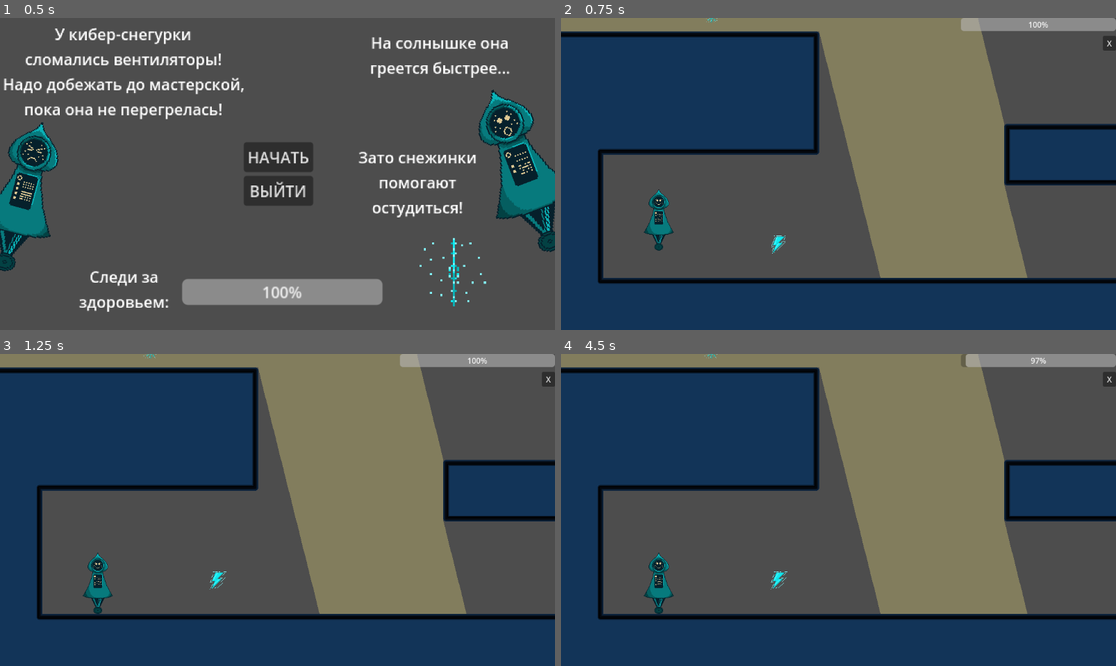
Above: before the commit, frames 1-4 (two rows, left to right).
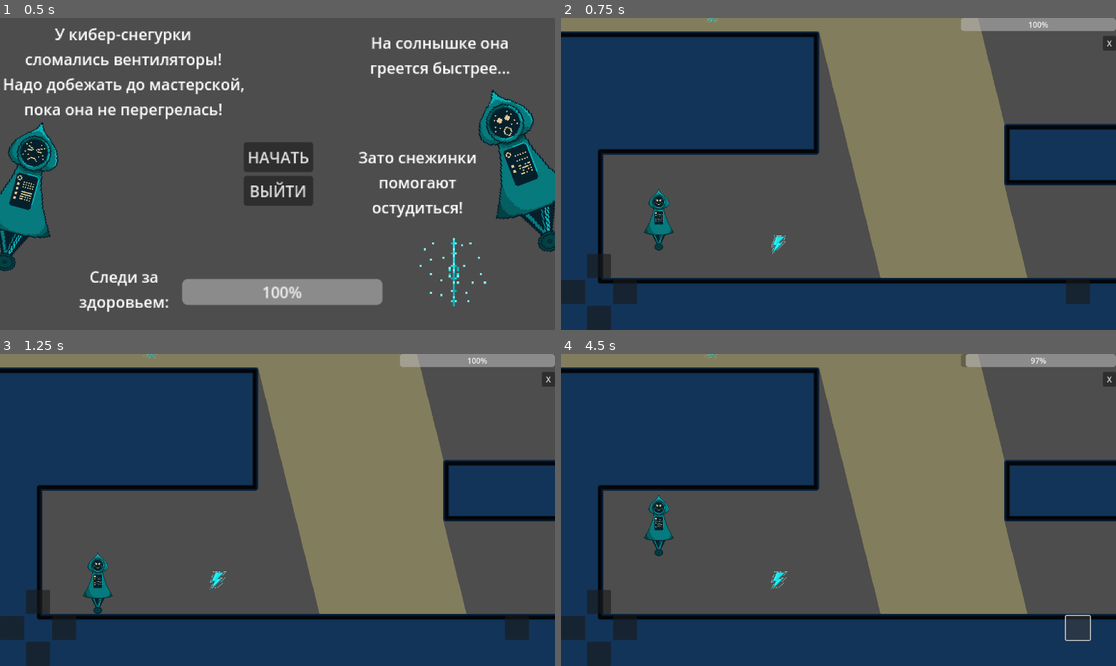
Above: after the commit, the same moments.

Repository: Null-oh/snegurka
Game: Godot game, scene res://assets/menu.tscn
The game is run twice, just before and just after one commit, with the same random seed, the same clock (stepped at 60 frames per second) and the same inputs. Sound files missing from this copy of the repository are replaced by a short silence.
Inputs (mouse positions are in pixels of both pictures, inside the frame that each line leads up to):
- Up to frame 1 (0.5 s): no input
- Up to frame 2 (0.75 s): click "НАЧАТЬ" at 0.5 s
- Up to frame 3 (1.25 s): no input
- Up to frame 4 (4.5 s): click (599, 600) at 1.27 s; click (572, 628) at 2.02 s; click (627, 628) at 2.77 s; click (599, 653) at 3.52 s; click (1077, 628) at 4.27 s

Frame 1 is identical in both runs. In frame 2, 1.4% of the frame differs, in the area x 0-96%, y 75-100%; in frame 3, 1.4%; in frame 4, 2.3%, in the area x 0-96%, y 45-100%.

Commit message:
joystick

Diff:
--- /dev/null
+++ b/assets/joystick.tscn
@@ -0,0 +1,112 @@
+[gd_scene load_steps=2 format=3 uid="uid://ciqey2ybplbtm"]
+
+[ext_resource type="Script" path="res://joystick.gd" id="1_ply6w"]
+
+[node name="joystick" type="CanvasLayer"]
+script = ExtResource("1_ply6w")
+
+[node name="MarginContainer" type="MarginContainer" parent="."]
+anchors_preset = 15
+anchor_right = 1.0
+anchor_bottom = 1.0
+grow_horizontal = 2
+grow_vertical = 2
+
+[node name="GridContainer" type="GridContainer" parent="MarginContainer"]
+layout_mode = 2
+size_flags_horizontal = 0
+size_flags_vertical = 8
+columns = 3
+
+[node name="ColorRect" type="ColorRect" parent="MarginContainer/GridContainer"]
+custom_minimum_size = Vector2(50, 50)
+layout_mode = 2
+color = Color(1, 1, 1, 0)
+
+[node name="up" type="Button" parent="MarginContainer/GridContainer"]
+custom_minimum_size = Vector2(50, 50)
+layout_mode = 2
+
+[node name="ColorRect2" type="ColorRect" parent="MarginContainer/GridContainer"]
+custom_minimum_size = Vector2(50, 50)
+layout_mode = 2
+color = Color(1, 1, 1, 0)
+
+[node name="left" type="Button" parent="MarginContainer/GridContainer"]
+custom_minimum_size = Vector2(50, 50)
+layout_mode = 2
+
+[node name="ColorRect5" type="ColorRect" parent="MarginContainer/GridContainer"]
+custom_minimum_size = Vector2(50, 50)
+layout_mode = 2
+color = Color(1, 1, 1, 0)
+
+[node name="right" type="Button" parent="MarginContainer/GridContainer"]
+custom_minimum_size = Vector2(50, 50)
+layout_mode = 2
+
+[node name="ColorRect3" type="ColorRect" parent="MarginContainer/GridContainer"]
+custom_minimum_size = Vector2(50, 50)
+layout_mode = 2
+color = Color(1, 1, 1, 0)
+
+[node name="down" type="Button" parent="MarginContainer/GridContainer"]
+custom_minimum_size = Vector2(50, 50)
+layout_mode = 2
+
+[node name="ColorRect4" type="ColorRect" parent="MarginContainer/GridContainer"]
+custom_minimum_size = Vector2(50, 50)
+layout_mode = 2
+color = Color(1, 1, 1, 0)
+
+[node name="GridContainer2" type="GridContainer" parent="MarginContainer"]
+layout_mode = 2
+size_flags_horizontal = 8
+size_flags_vertical = 8
+columns = 3
+
+[node name="ColorRect" type="ColorRect" parent="MarginContainer/GridContainer2"]
+custom_minimum_size = Vector2(50, 50)
+layout_mode = 2
+color = Color(1, 1, 1, 0)
+
+[node name="ColorRect6" type="ColorRect" parent="MarginContainer/GridContainer2"]
+custom_minimum_size = Vector2(50, 50)
+layout_mode = 2
+color = Color(1, 1, 1, 0)
+
+[node name="ColorRect2" type="ColorRect" parent="MarginContainer/GridContainer2"]
+custom_minimum_size = Vector2(50, 50)
+layout_mode = 2
+color = Color(1, 1, 1, 0)
+
+[node name="ColorRect5" type="ColorRect" parent="MarginContainer/GridContainer2"]
+custom_minimum_size = Vector2(50, 50)
+layout_mode = 2
+color = Color(1, 1, 1, 0)
+
+[node name="space" type="Button" parent="MarginContainer/GridContainer2"]
+custom_minimum_size = Vector2(50, 50)
+layout_mode = 2
+
+[node name="ColorRect3" type="ColorRect" parent="MarginContainer/GridContainer2"]
+custom_minimum_size = Vector2(50, 50)
+layout_mode = 2
+color = Color(1, 1, 1, 0)
+
+[node name="ColorRect4" type="ColorRect" parent="MarginContainer/GridContainer2"]
+custom_minimum_size = Vector2(50, 50)
+layout_mode = 2
+color = Color(1, 1, 1, 0)
+
+[node name="ColorRect7" type="ColorRect" parent="MarginContainer/GridContainer2"]
+custom_minimum_size = Vector2(50, 50)
+layout_mode = 2
+color = Color(1, 1, 1, 0)
+
+[connection signal="button_down" from="MarginContainer/GridContainer/left" to="." method="_on_left_button_down"]
+[connection signal="button_up" from="MarginContainer/GridContainer/left" to="." method="_on_left_button_up"]
+[connection signal="button_down" from="MarginContainer/GridContainer/right" to="." method="_on_right_button_down"]
+[connection signal="button_up" from="MarginContainer/GridContainer/right" to="." method="_on_right_button_up"]
+[connection signal="button_down" from="MarginContainer/GridContainer2/space" to="." method="_on_space_button_down"]
+[connection signal="button_up" from="MarginContainer/GridContainer2/space" to="." method="_on_space_button_up"]
--- a/assets/level.tscn
+++ b/assets/level.tscn
@@ -1,10 +1,11 @@
-[gd_scene load_steps=17 format=3 uid="uid://byahlqo23lviw"]
+[gd_scene load_steps=18 format=3 uid="uid://byahlqo23lviw"]
 
 [ext_resource type="Script" path="res://scripts/level.gd" id="1_4d2fq"]
 [ext_resource type="PackedScene" uid="uid://c7fj5ra03hh03" path="res://assets/tiles.tscn" id="1_gdu8w"]
 [ext_resource type="Texture2D" uid="uid://bv6wq4o06sugb" path="res://img/sun.png" id="2_0d3jd"]
 [ext_resource type="PackedScene" uid="uid://dnm3ybf42d218" path="res://assets/snegurka.tscn" id="2_j4oty"]
 [ext_resource type="PackedScene" uid="uid://ca3u41beopkde" path="res://assets/interface.tscn" id="2_qo4e0"]
+[ext_resource type="PackedScene" uid="uid://ciqey2ybplbtm" path="res://assets/joystick.tscn" id="3_6dxy3"]
 [ext_resource type="Script" path="res://scripts/Camera2D.gd" id="3_gbsvl"]
 [ext_resource type="Texture2D" uid="uid://b2ivfsktj4jwt" path="res://img/back.png" id="3_hbs3s"]
 [ext_resource type="PackedScene" uid="uid://bvyx2fginnhag" path="res://assets/flake.tscn" id="5_ekqhj"]
@@ -118,3 +119,5 @@
 
 [node name="lightning" parent="." instance=ExtResource("10_yodew")]
 position = Vector2(-148, 123)
+
+[node name="joystick" parent="." instance=ExtResource("3_6dxy3")]
--- /dev/null
+++ b/joystick.gd
@@ -0,0 +1,19 @@
+extends CanvasLayer
+
+func _on_right_button_down():
+	Input.action_press("ui_right")
+
+func _on_right_button_up():
+	Input.action_release("ui_right")
+
+func _on_left_button_down():
+	Input.action_press("ui_left")
+
+func _on_left_button_up():
+	Input.action_release("ui_left")
+
+func _on_space_button_down():
+	Input.action_press("ui_accept")
+
+func _on_space_button_up():
+	Input.action_release("ui_accept")
--- a/project.godot
+++ b/project.godot
@@ -19,6 +19,10 @@
 
 Global="*res://scripts/Global.gd"
 
+[editor_plugins]
+
+enabled=PackedStringArray("res://addons/joystick_plugin/plugin.cfg")
+
 [rendering]
 
 renderer/rendering_method="gl_compatibility"
--- a/scripts/level.gd
+++ b/scripts/level.gd
@@ -7,5 +7,3 @@
 func _ready():
 	Global.speed = 1
 	Global.health = 100
-
-func _process(delta): pass
--- a/scripts/snegurka2.gd
+++ b/scripts/snegurka2.gd
@@ -89,8 +89,9 @@
 
 
 func is_in_light() -> bool:
-	var cell_pos = tilemap.local_to_map(global_position)
-	var source_id = tilemap.get_cell_source_id(0, Vector2i(cell_pos.x, cell_pos.y))
-	if source_id == 1:
-		return true
+	if tilemap:
+		var cell_pos = tilemap.local_to_map(global_position)
+		var source_id = tilemap.get_cell_source_id(0, Vector2i(cell_pos.x, cell_pos.y))
+		if source_id == 1:
+			return true
 	return false
Not shown, added: addons/joystick_plugin/Joystick.gd
Binary file added: addons/joystick_plugin/Screenshot 2025-10-06 172125.png
Not shown, added: addons/joystick_plugin/Screenshot 2025-10-06 172125.png.import
Binary file added: addons/joystick_plugin/Untitled28_20251005211814.png
Not shown, added: addons/joystick_plugin/Untitled28_20251005211814.png.import
Binary file added: addons/joystick_plugin/Untitled29_20251005223610.png
Not shown, added: addons/joystick_plugin/Untitled29_20251005223610.png.import
Not shown, added: addons/joystick_plugin/circle.gd.uid
Not shown, added: addons/joystick_plugin/joystick.gd.uid
Not shown, added: addons/joystick_plugin/joystick.tscn
Not shown, added: addons/joystick_plugin/joystick_plugin.gd
Not shown, added: addons/joystick_plugin/joystick_plugin.gd.uid
(and 15 more such lines)
